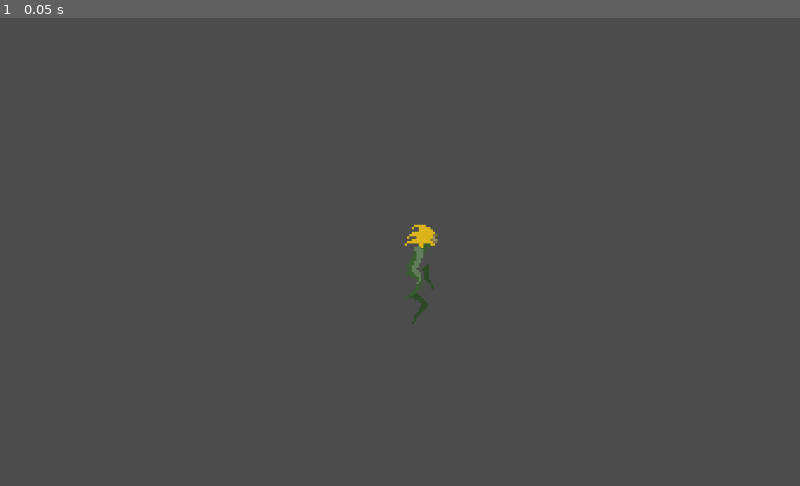
Above: before the commit, frame 1.
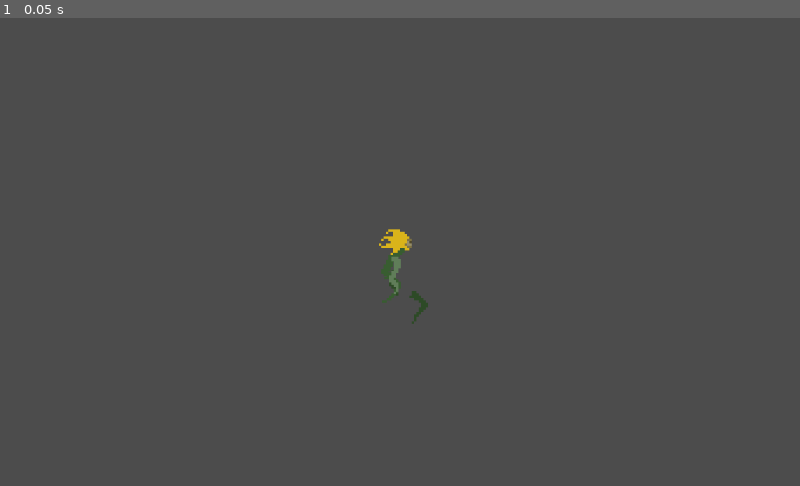
Above: after the commit, the same moment.

Repository: SpencerClark5/Bloom
Game: Godot game, scene res://Scenes/Flora.tscn
Two runs of this game, one before a commit and one after it. Both use one fixed random seed, a clock stepped at 60 frames per second and the inputs below. This scene is started directly instead of the project's main scene.
Inputs:
- Up to frame 1 (0.05 s): no input

The runs differ from the first frame. In frame 1, 0.5% of the frame differs, in the area x 47-55%, y 44-61%.

Commit message:
Update Flora.tscn

Diff:
--- a/BloomGame/Scenes/Flora.tscn
+++ b/BloomGame/Scenes/Flora.tscn
@@ -153,9 +153,46 @@
 "update": 0,
 "values": [ ExtResource( 3 ) ]
 }
+tracks/4/type = "value"
+tracks/4/path = NodePath("Body:animation")
+tracks/4/interp = 1
+tracks/4/loop_wrap = true
+tracks/4/imported = false
+tracks/4/enabled = true
+tracks/4/keys = {
+"times": PoolRealArray( 0 ),
+"transitions": PoolRealArray( 1 ),
+"update": 0,
+"values": [ "TorsoRunAnim" ]
+}
+tracks/5/type = "value"
+tracks/5/path = NodePath("Body:frame")
+tracks/5/interp = 1
+tracks/5/loop_wrap = true
+tracks/5/imported = false
+tracks/5/enabled = true
+tracks/5/keys = {
+"times": PoolRealArray( 0 ),
+"transitions": PoolRealArray( 1 ),
+"update": 0,
+"values": [ 0 ]
+}
 
 [sub_resource type="Animation" id=4]
 resource_name = "RightArmAnim"
+length = 6.0
+tracks/0/type = "value"
+tracks/0/path = NodePath("Body:frame")
+tracks/0/interp = 1
+tracks/0/loop_wrap = true
+tracks/0/imported = false
+tracks/0/enabled = true
+tracks/0/keys = {
+"times": PoolRealArray( 0, 0.5, 1, 1.5, 2, 2.5, 3, 3.5, 4, 4.5, 5, 5.5 ),
+"transitions": PoolRealArray( 1, 1, 1, 1, 1, 1, 1, 1, 1, 1, 1, 1 ),
+"update": 1,
+"values": [ 0, 1, 2, 3, 4, 5, 6, 7, 8, 9, 10, 11 ]
+}
 
 [sub_resource type="Animation" id=2]
 resource_name = "Walking"
@@ -206,22 +243,21 @@
 texture = ExtResource( 1 )
 
 [node name="Body" type="AnimatedSprite" parent="KinematicBody2D"]
-position = Vector2( -54, -31 )
+position = Vector2( -72, -31 )
 scale = Vector2( 3, 3 )
 z_index = 3
 frames = SubResource( 8 )
 animation = "TorsoRunAnim"
-frame = 1
 
 [node name="RightArm" type="AnimatedSprite" parent="KinematicBody2D"]
-position = Vector2( -44, -23 )
+position = Vector2( -89, -15 )
 scale = Vector2( 3, 3 )
 frames = SubResource( 3 )
 animation = "RightArmRun"
 frame = 6
 
 [node name="LeftArm" type="AnimatedSprite" parent="KinematicBody2D"]
-position = Vector2( -66, -27 )
+position = Vector2( -95, -14 )
 scale = Vector2( 3, 3 )
 z_index = 4
 frames = SubResource( 5 )
@@ -236,7 +272,7 @@
 frame = 1
 
 [node name="RightLeg" type="AnimatedSprite" parent="KinematicBody2D"]
-position = Vector2( -55, -35 )
+position = Vector2( -83, -30 )
 scale = Vector2( 3, 3 )
 frames = SubResource( 7 )
 animation = "RightLegAnim"
